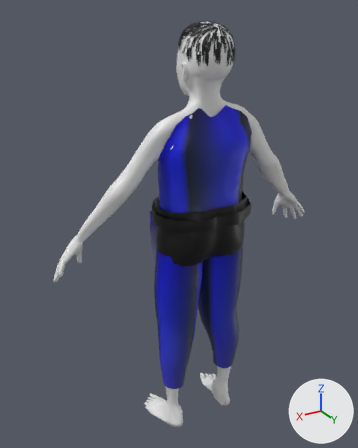
Before and after pictures for a commit that changed the glTF model assets/characters/villagers/sabe/sabe.glb.
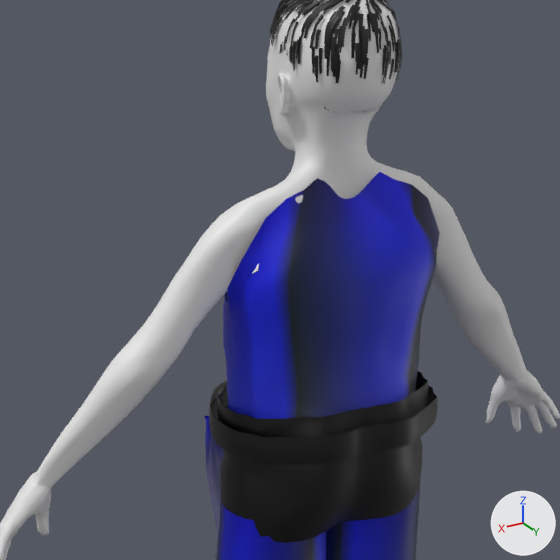
Old and new are each drawn whole from a 50 mm camera at (0.921, 1.384, 1.571) aimed at (0.043, -0.079, 0.839) and again close up on the part from 17% to 85% of the width and 7% to 61% of the height. Arrows for +X, +Y and +Z are at lower right; the lights stay in place. The last two pictures show the newer version. Vertices at exactly the same position are counted once.

Objects in the first close-up: 'Body', 'Costume', 'HairHead', 'Head'.
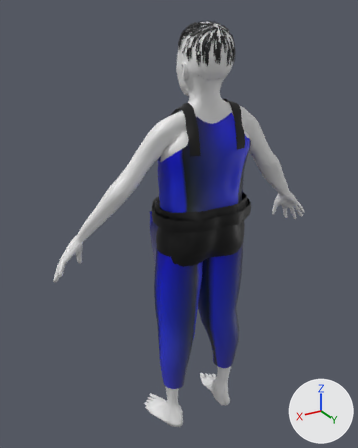
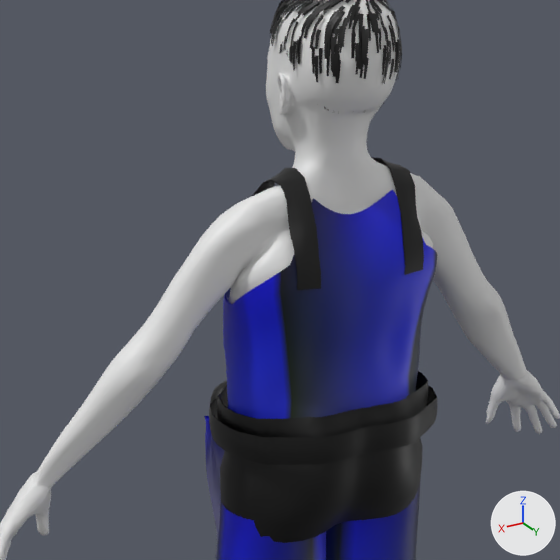
Boxes [x1, y1, x2, y2] around the edits, measured in the close-ups (560 x 560 px):
'Costume', reshaped
    before: [204, 172, 440, 560]
    after: [204, 157, 438, 560]
part 1 of me_costume, added
    after: [252, 168, 321, 290]
part 2 of me_costume, added
    after: [253, 180, 297, 271]
part 3 of me_costume, added
    after: [371, 157, 424, 275]
part 4 of me_costume, added
    after: [372, 158, 418, 275]
part 5 of me_costume, reshaped
    before: [225, 172, 437, 465]
    after: [223, 190, 437, 465]

Patch to the scene script:
```diff
--- a/assets/characters/villagers/sabe/sabe.glb.py
+++ b/assets/characters/villagers/sabe/sabe.glb.py
@@ me_costume @@
 # used by ob_costume; location = (0.0, 0.0, 0.0)
-me_costume.from_pydata(...)  # 4482 vertices, 7788 faces; spans x -0.186..0.186, y -0.167..0.138, z 0.194..1.29
+me_costume.from_pydata(...)  # 6138 vertices, 10716 faces; spans x -0.186..0.186, y -0.167..0.138, z 0.194..1.303
+# me_costume part 1: a new loose piece of 76 vertices spanning x 0.072..0.108, y -0.084..0.101, z 1.147..1.302, in mat_cloth_c
+# me_costume part 2: a new loose piece of 76 vertices spanning x 0.072..0.108, y -0.083..0.1, z 1.147..1.301, in mat_cloth_c
+# me_costume part 3: a new loose piece of 76 vertices spanning x -0.108..-0.072, y -0.084..0.101, z 1.147..1.303, in mat_cloth_c
+# me_costume part 4: a new loose piece of 76 vertices spanning x -0.108..-0.072, y -0.083..0.1, z 1.147..1.302, in mat_cloth_c
+# me_costume part 5: 698 vertices moved from x -0.183..0.183, y -0.105..0.136, z 0.887..1.29 to x -0.168..0.168, y -0.103..0.138, z 0.883..1.266; 428 vertices removed from x -0.167..0.166, y -0.103..0.136, z 0.861..1.256; 1780 vertices added at x -0.169..0.168, y -0.104..0.138, z 0.835..1.26
 me_costume.materials.append(mat_cloth_c)
```
